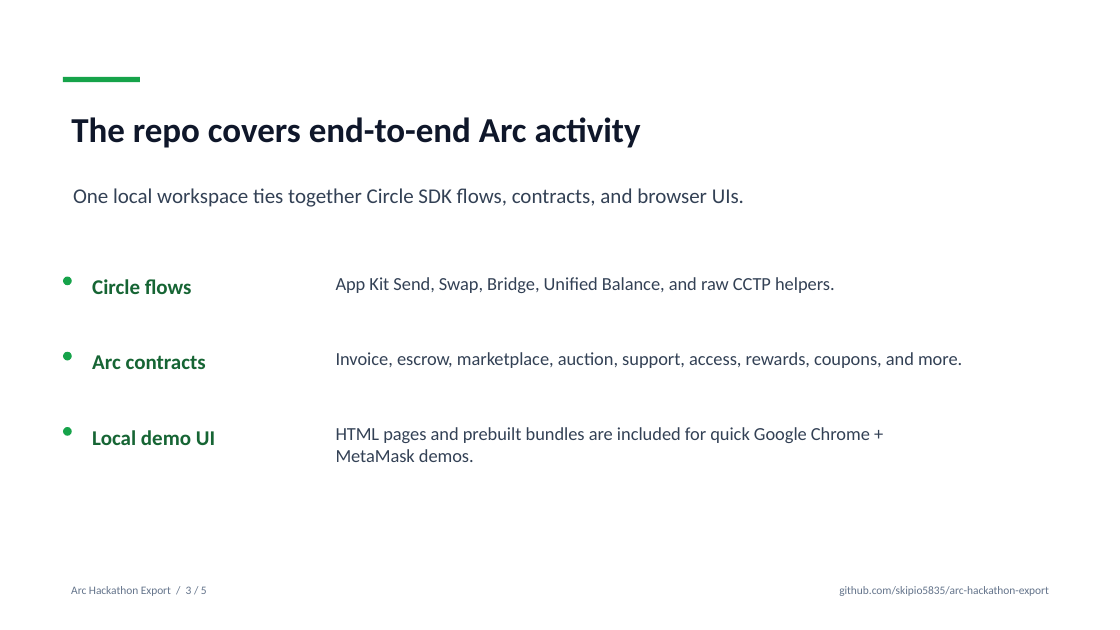
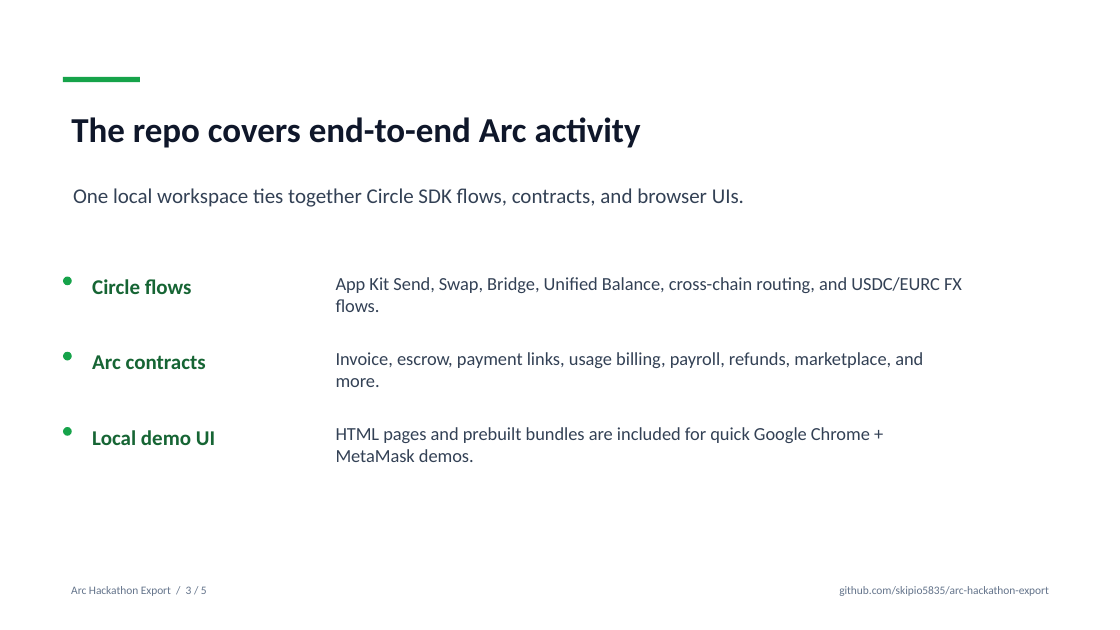
Before and after one commit to skipio5835/arc-hackathon-export, a slide deck: slide 3 of docs/arc-hackathon-presentation.pptx. Drawn at 1120x630 pixels with LibreOffice and Linux fonts; fonts in the diff are those of the drawing. Boxes give left, top, right and bottom in pixels: in the first picture for what was removed or moved away, otherwise in the second. Text is boxed around its words. In the diff, an @@ line names an element or a change of style, - is before the commit and + after.

```diff
--- a/docs/arc-hackathon-presentation.pptx
+++ b/docs/arc-hackathon-presentation.pptx
@@ text at (x1=336, y1=277, x2=962, y2=312): text changed @@
-App Kit Send, Swap, Bridge, Unified Balance, and raw CCTP helpers.
+App Kit Send, Swap, Bridge, Unified Balance, cross-chain routing, and USDC/EURC FX flows.
@@ text at (x1=336, y1=352, x2=923, y2=387): text changed @@
-Invoice, escrow, marketplace, auction, support, access, rewards, coupons, and more.
+Invoice, escrow, payment links, usage billing, payroll, refunds, marketplace, and more.
```
Also in this commit, not shown: 3 other slides changed.
